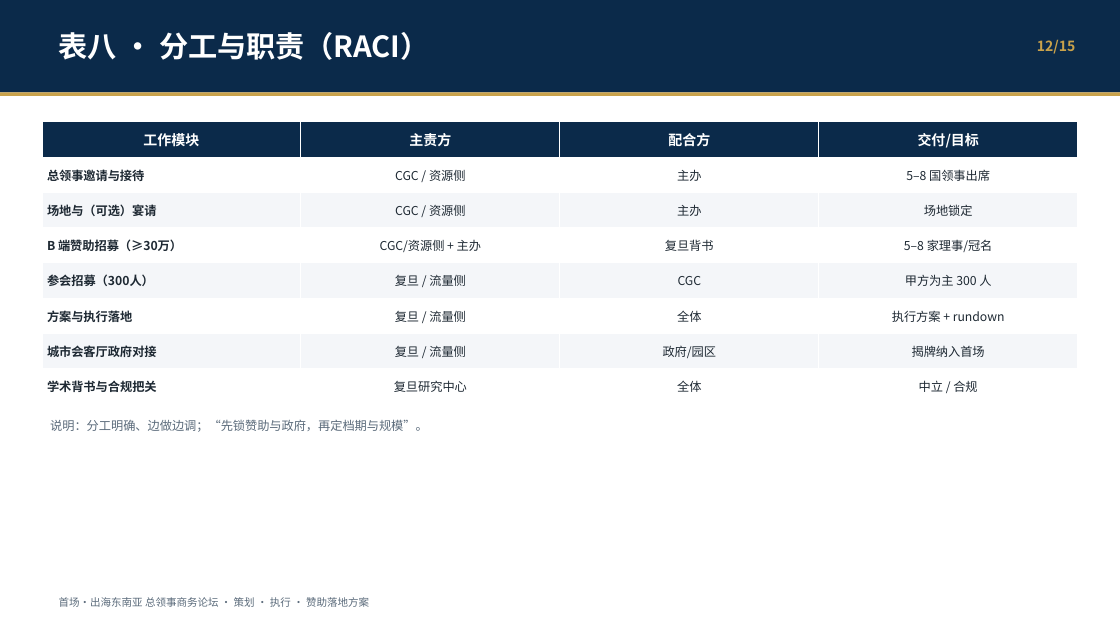
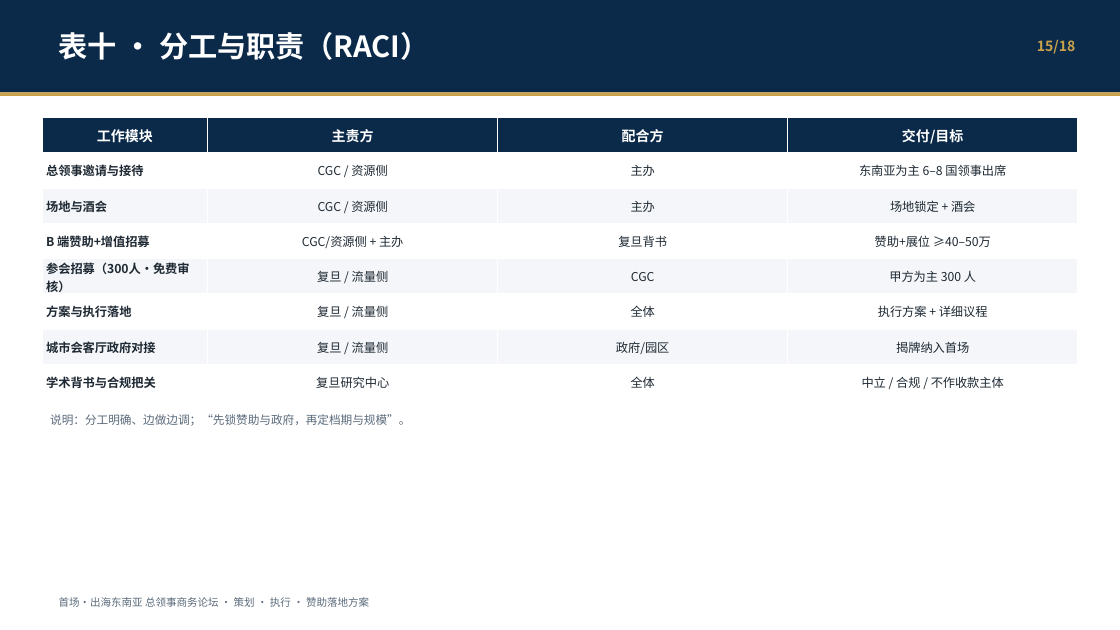
Before and after one commit to hujigang2010-maker/AIDEN, a slide deck: slide 20 of output/首场出海论坛-策划执行与赞助落地.pptx (slide 17 before the commit). Drawn at 1120x630 pixels with LibreOffice and Linux fonts; fonts in the diff are those of the drawing. Boxes give left, top, right and bottom in pixels: in the first picture for what was removed or moved away, otherwise in the second. Text is boxed around its words. In the diff, an @@ line names an element or a change of style, - is before the commit and + after.

```diff
--- a/output/首场出海论坛-策划执行与赞助落地.pptx
+++ b/output/首场出海论坛-策划执行与赞助落地.pptx
@@ text at [59,32,430,60]: text changed @@
-表八 · 分工与职责（RACI）
+表十 · 分工与职责（RACI）
@@ text at [1037,39,1075,54]: text changed @@
-12/15
+15/18
@@ table at [42,118,1077,400] @@
-row 2, column 4: 5–8 国领事出席
+row 2, column 4: 东南亚为主 6–8 国领事出席
-row 3, column 1: 场地与（可选）宴请
+row 3, column 1: 场地与酒会
-row 3, column 4: 场地锁定
+row 3, column 4: 场地锁定 + 酒会
-row 4, column 1: B 端赞助招募（≥30万）
+row 4, column 1: B 端赞助+增值招募
-row 4, column 4: 5–8 家理事/冠名
+row 4, column 4: 赞助+展位 ≥40–50万
-row 5, column 1: 参会招募（300人）
+row 5, column 1: 参会招募（300人·免费审核）
-row 6, column 4: 执行方案 + rundown
+row 6, column 4: 执行方案 + 详细议程
-row 8, column 4: 中立 / 合规
+row 8, column 4: 中立 / 合规 / 不作收款主体
@@ table: place and size @@
-table at [42,122,1077,404]
+table at [42,118,1077,400]
@@ text "说明：分工明确、边做边调；“先锁赞助与政府，再定档期与规模”。" at [50,414,410,426]: size 10.5 to 10 pt @@
```
Also in this commit, not shown: 19 other slides changed, 3 slides added, 5 other files.
